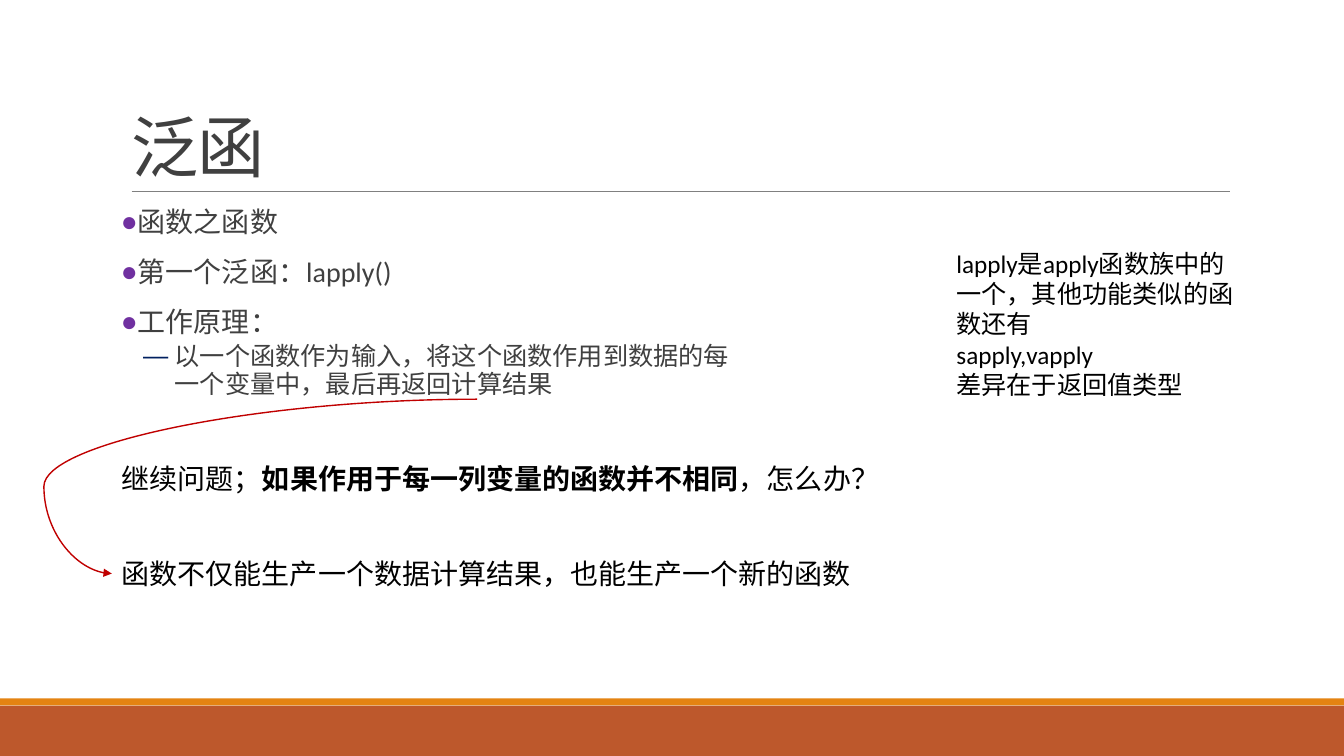
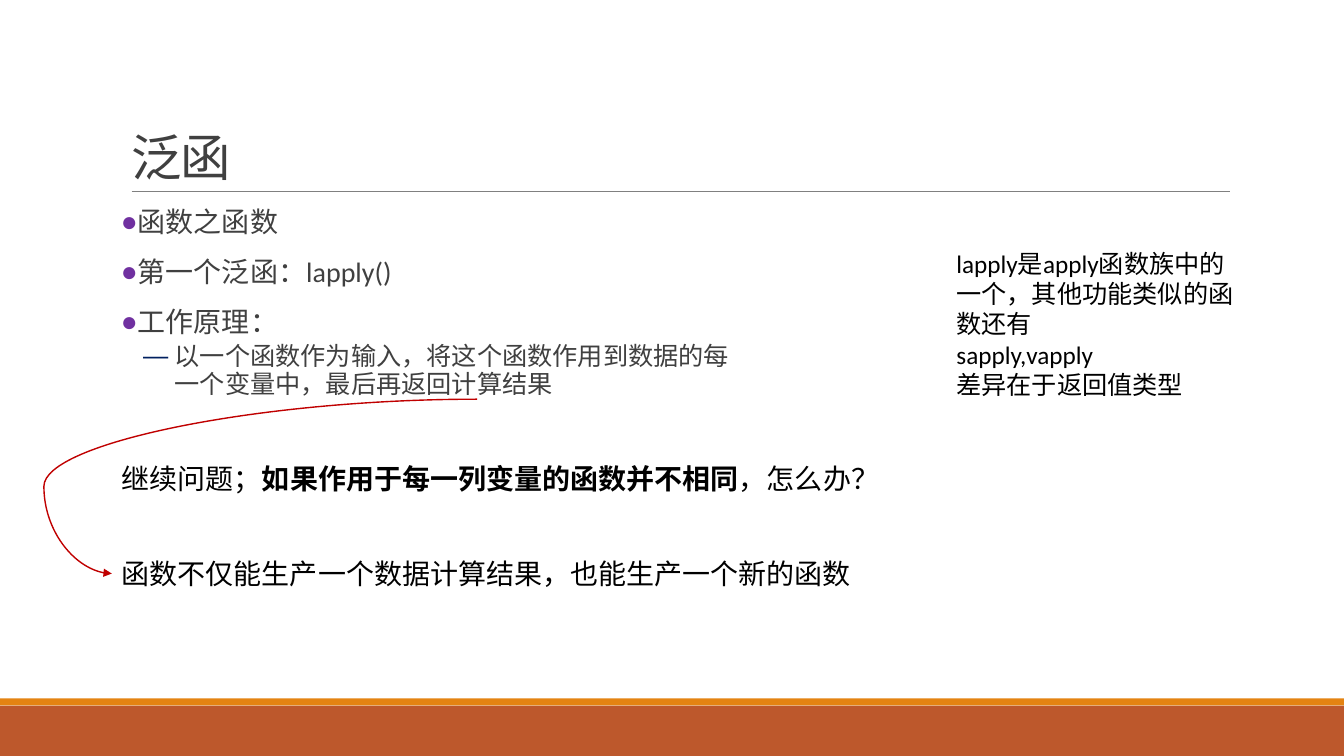
Before and after one commit to exoplanetX/DataAnalytics, a slide deck: slide 9 of 数据分析-6-函数式编程.pptx. Drawn at 1344x756 pixels with LibreOffice and Linux fonts; fonts in the diff are those of the drawing. Boxes give left, top, right and bottom in pixels: in the first picture for what was removed or moved away, otherwise in the second. Text is boxed around its words. In the diff, an @@ line names an element or a change of style, - is before the commit and + after.

```diff
--- a/数据分析-6-函数式编程.pptx
+++ b/数据分析-6-函数式编程.pptx
@@ title "泛函" at box(131, 134, 231, 180): size 48 to 36 pt @@
```
Also in this commit, not shown: 6 other slides changed, 1 slide added, 1 other file.
